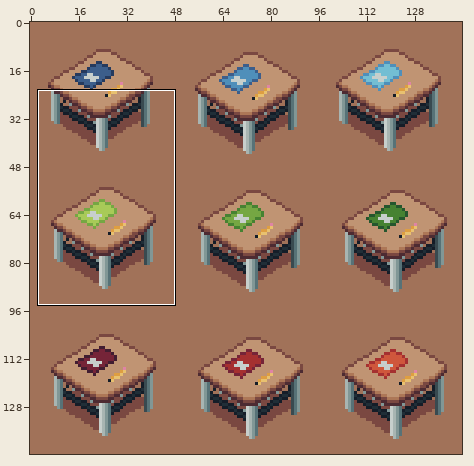
One commit to this pixel-art file: src/graphics/desk/desk.aseprite. The first picture is a wide view before the edit; the outline marks the close-up.
Close-up. Before the edit:
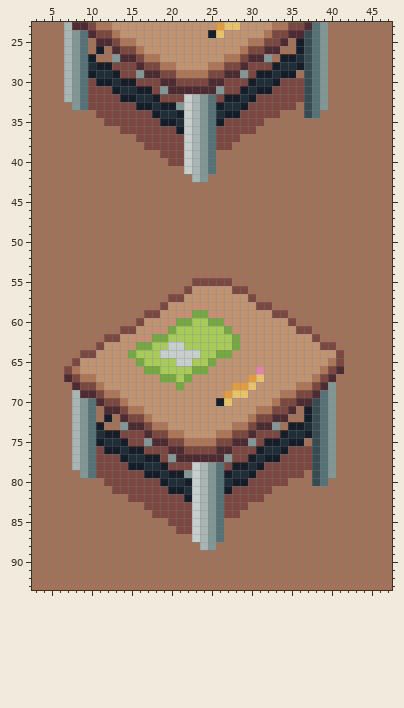
144x144 pixels, 1 frame. Colours within 5 levels of each other are drawn and written as one. Shown: x 3..47, y 23..93. The commit also changed other parts of the picture, which this record leaves out.
After the commit:
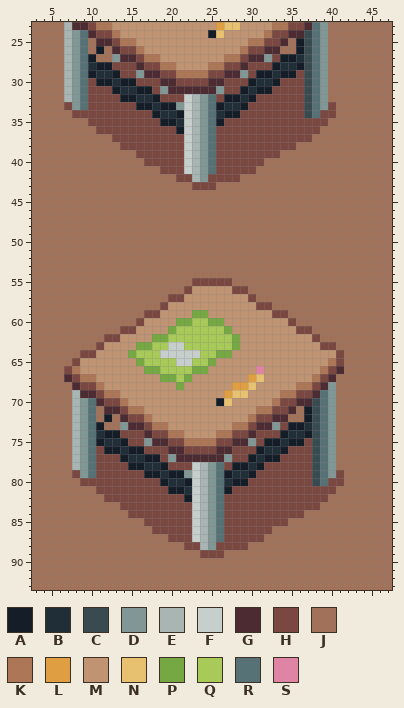
Palette (. is transparent): A #151d28  B #202e37  C #394a50  D #819796  E #a8b5b2  F #c7cfcc  G #4d2b32  H #7a4841  J #a17259  K #ad7757  L #de9e41  M #c09473  N #e8c170  P #75a743  Q #a8ca58  R #577277  S #df84a5
Change:
--- layers "M1/Shadow", "T1/Shadow"
@@ x 31..38 @@
 26 HGGJJACR
-27 GDJAABCR
+27 GDHAABCR
 28 HHABBACR
-29 AABAAJCR
+29 AABAAHCR
 30 BBAHHHCR
@@ x 3..47 @@
 32 JJJJEDRHHHHAABBAHHHFEDRHAABAHHHHHHCRDJJJJJJJJ
-33 JJJJJDRHHHHHHAABAADFEDRABBAHHHHHHJCRDJJJJJJJJ
-34 JJJJJJJJHHHHHHHABBAFEDRBAAHHHHHJJJCRJJJJJJJJJ
-35 JJJJJJJJJHHHHHHHAABFEDRAHHHHHJJJJJJJJJJJJJJJJ
-36 JJJJJJJJJJJHHHHHHHAFEDRHHHHHJJJJJJJJJJJJJJJJJ
-37 JJJJJJJJJJJJJHHHHHHFEDRHHHJJJJJJJJJJJJJJJJJJJ
-38 JJJJJJJJJJJJJJHHHHHFEDRHHJJJJJJJJJJJJJJJJJJJJ
-39 JJJJJJJJJJJJJJJJHHHFEDRJJJJJJJJJJJJJJJJJJJJJJ
-40 JJJJJJJJJJJJJJJJJHHFEDRJJJJJJJJJJJJJJJJJJJJJJ
-41 JJJJJJJJJJJJJJJJJJJFEDRJJJJJJJJJJJJJJJJJJJJJJ
-42 JJJJJJJJJJJJJJJJJJJJEDJJJJJJJJJJJJJJJJJJJJJJJ
-43 JJJJJJJJJJJJJJJJJJJJJJJJJJJJJJJJJJJJJJJJJJJJJ
+33 JJJJHDRHHHHHHAABAADFEDRABBAHHHHHHHCRDHJJJJJJJ
+34 JJJJJHHHHHHHHHHABBAFEDRBAAHHHHHHHHCRHHJJJJJJJ
+35 JJJJJJJHHHHHHHHHAABFEDRAHHHHHHHHHHHHHJJJJJJJJ
+36 JJJJJJJJHHHHHHHHHHAFEDRHHHHHHHHHHHHHJJJJJJJJJ
+37 JJJJJJJJJJHHHHHHHHHFEDRHHHHHHHHHHHHJJJJJJJJJJ
+38 JJJJJJJJJJJHHHHHHHHFEDRHHHHHHHHHHJJJJJJJJJJJJ
+39 JJJJJJJJJJJJJHHHHHHFEDRHHHHHHHHJJJJJJJJJJJJJJ
+40 JJJJJJJJJJJJJJHHHHHFEDRHHHHHHJJJJJJJJJJJJJJJJ
+41 JJJJJJJJJJJJJJJJHHHFEDRHHHHHJJJJJJJJJJJJJJJJJ
+42 JJJJJJJJJJJJJJJJJJHHEDHHHHJJJJJJJJJJJJJJJJJJJ
+43 JJJJJJJJJJJJJJJJJJJJHHHJJJJJJJJJJJJJJJJJJJJJJ
 44 JJJJJJJJJJJJJJJJJJJJJJJJJJJJJJJJJJJJJJJJJJJJJ
@@ x 32..39 @@
 72 HGGJJACR
-73 GDJAABCR
+73 GDHAABCR
 74 HHABBACR
-75 AABAAJCR
+75 AABAAHCR
 76 BBAHHHCR
@@ x 3..47 @@
 78 JJJJJEDRHHHHAABBAHHHFEDRHAABAHHHHHHCRDJJJJJJJ
-79 JJJJJJDRHHHHHHAABAADFEDRABBAHHHHHHJCRDJJJJJJJ
-80 JJJJJJJJJHHHHHHHABBAFEDRBAAHHHHHJJJCRJJJJJJJJ
-81 JJJJJJJJJJHHHHHHHAABFEDRAHHHHHJJJJJJJJJJJJJJJ
-82 JJJJJJJJJJJJHHHHHHHAFEDRHHHHHJJJJJJJJJJJJJJJJ
-83 JJJJJJJJJJJJJJHHHHHHFEDRHHHJJJJJJJJJJJJJJJJJJ
-84 JJJJJJJJJJJJJJJHHHHHFEDRHHJJJJJJJJJJJJJJJJJJJ
-85 JJJJJJJJJJJJJJJJJHHHFEDRJJJJJJJJJJJJJJJJJJJJJ
-86 JJJJJJJJJJJJJJJJJJHHFEDRJJJJJJJJJJJJJJJJJJJJJ
-87 JJJJJJJJJJJJJJJJJJJJFEDRJJJJJJJJJJJJJJJJJJJJJ
-88 JJJJJJJJJJJJJJJJJJJJJEDJJJJJJJJJJJJJJJJJJJJJJ
-89 JJJJJJJJJJJJJJJJJJJJJJJJJJJJJJJJJJJJJJJJJJJJJ
+79 JJJJJHDRHHHHHHAABAADFEDRABBAHHHHHHHCRDHJJJJJJ
+80 JJJJJJHHHHHHHHHHABBAFEDRBAAHHHHHHHHCRHHJJJJJJ
+81 JJJJJJJJHHHHHHHHHAABFEDRAHHHHHHHHHHHHHJJJJJJJ
+82 JJJJJJJJJHHHHHHHHHHAFEDRHHHHHHHHHHHHHJJJJJJJJ
+83 JJJJJJJJJJJHHHHHHHHHFEDRHHHHHHHHHHHHJJJJJJJJJ
+84 JJJJJJJJJJJJHHHHHHHHFEDRHHHHHHHHHHJJJJJJJJJJJ
+85 JJJJJJJJJJJJJJHHHHHHFEDRHHHHHHHHJJJJJJJJJJJJJ
+86 JJJJJJJJJJJJJJJHHHHHFEDRHHHHHHJJJJJJJJJJJJJJJ
+87 JJJJJJJJJJJJJJJJJHHHFEDRHHHHHJJJJJJJJJJJJJJJJ
+88 JJJJJJJJJJJJJJJJJJJHHEDHHHHJJJJJJJJJJJJJJJJJJ
+89 JJJJJJJJJJJJJJJJJJJJJHHHJJJJJJJJJJJJJJJJJJJJJ
 90 JJJJJJJJJJJJJJJJJJJJJJJJJJJJJJJJJJJJJJJJJJJJJ
